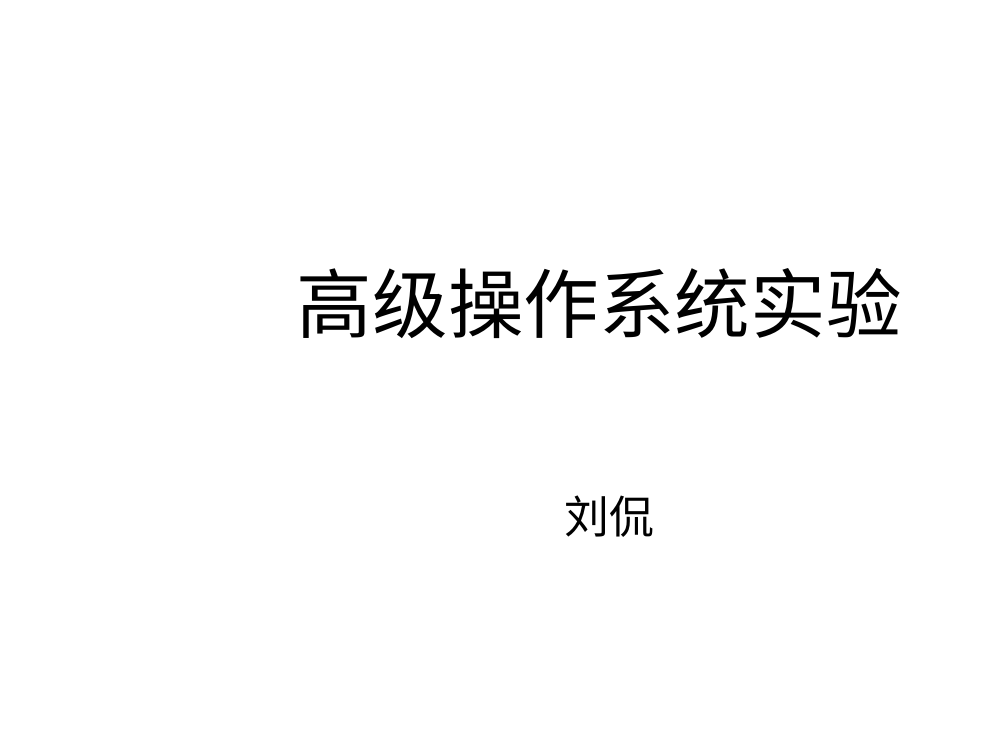
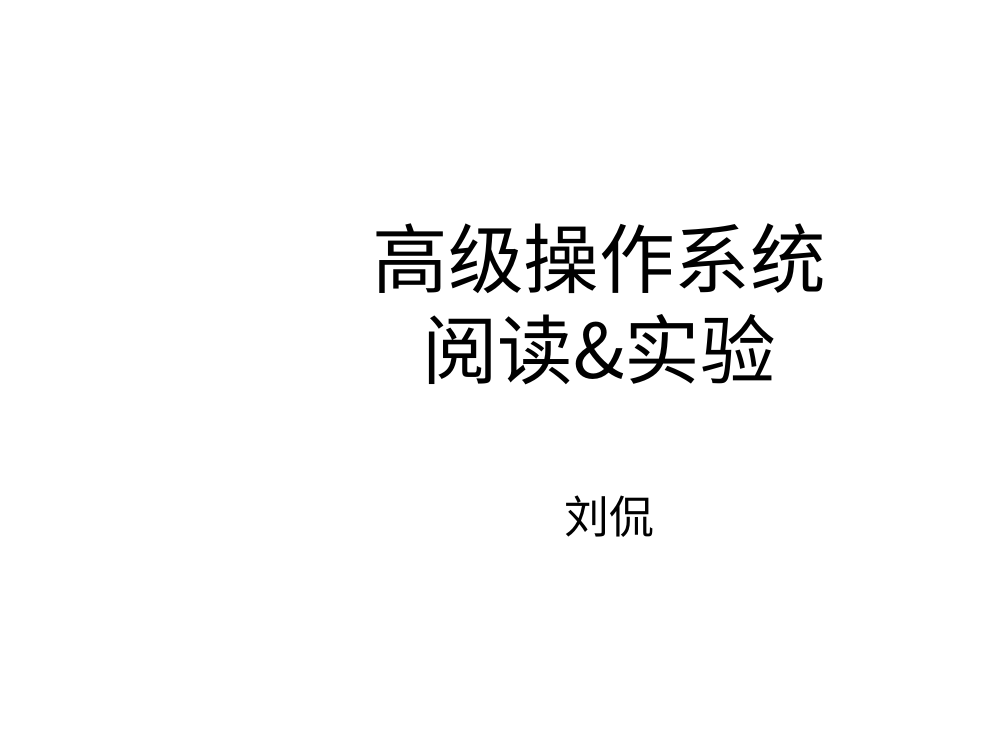
Before and after one commit to NIC0NIC0NI/OS_reports, a slide deck: slide 1 of Presentation.pptx. Drawn at 1008x756 pixels with LibreOffice and Linux fonts; fonts in the diff are those of the drawing; background and template pictures are left out. Boxes give left, top, right and bottom in pixels: in the first picture for what was removed or moved away, otherwise in the second. Text is boxed around its words. In the diff, an @@ line names an element or a change of style, - is before the commit and + after.

```diff
--- a/Presentation.pptx
+++ b/Presentation.pptx
@@ title at [372, 223, 826, 385]: text changed @@
-高级操作系统实验
+高级操作系统
+阅读&实验
```
Also in this commit, not shown: 5 other slides changed, 26 slides added.
